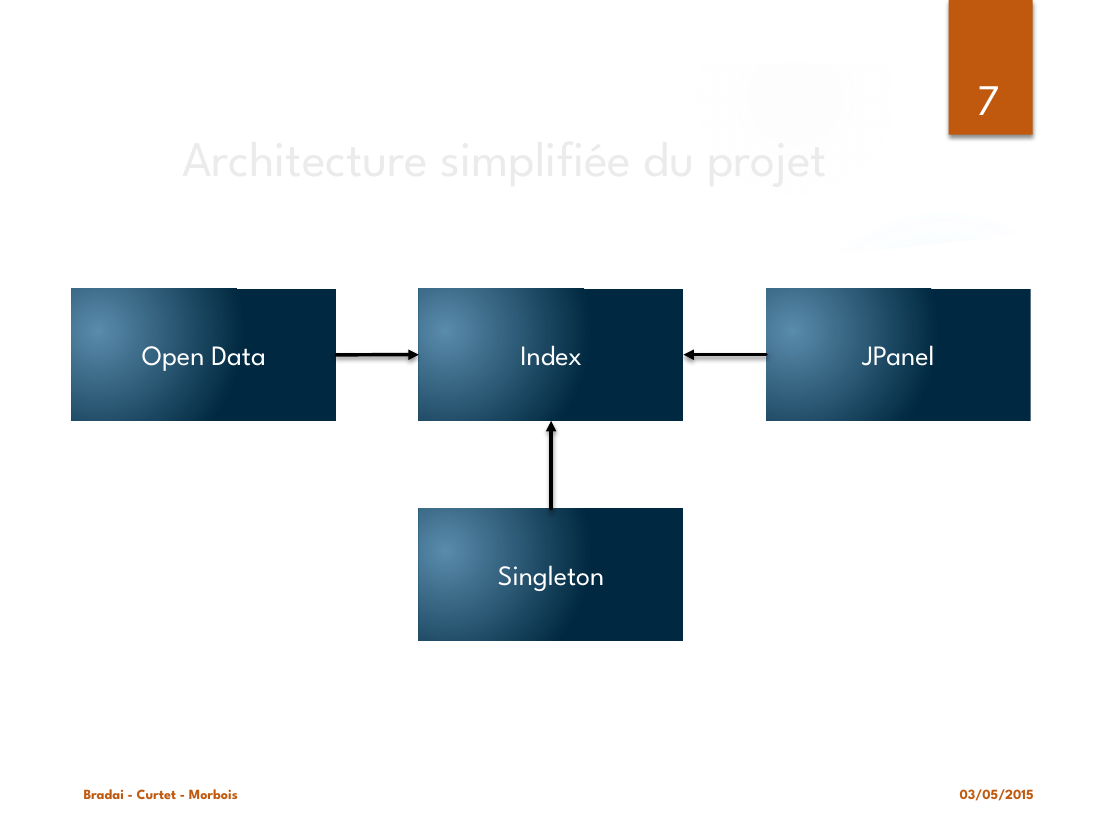
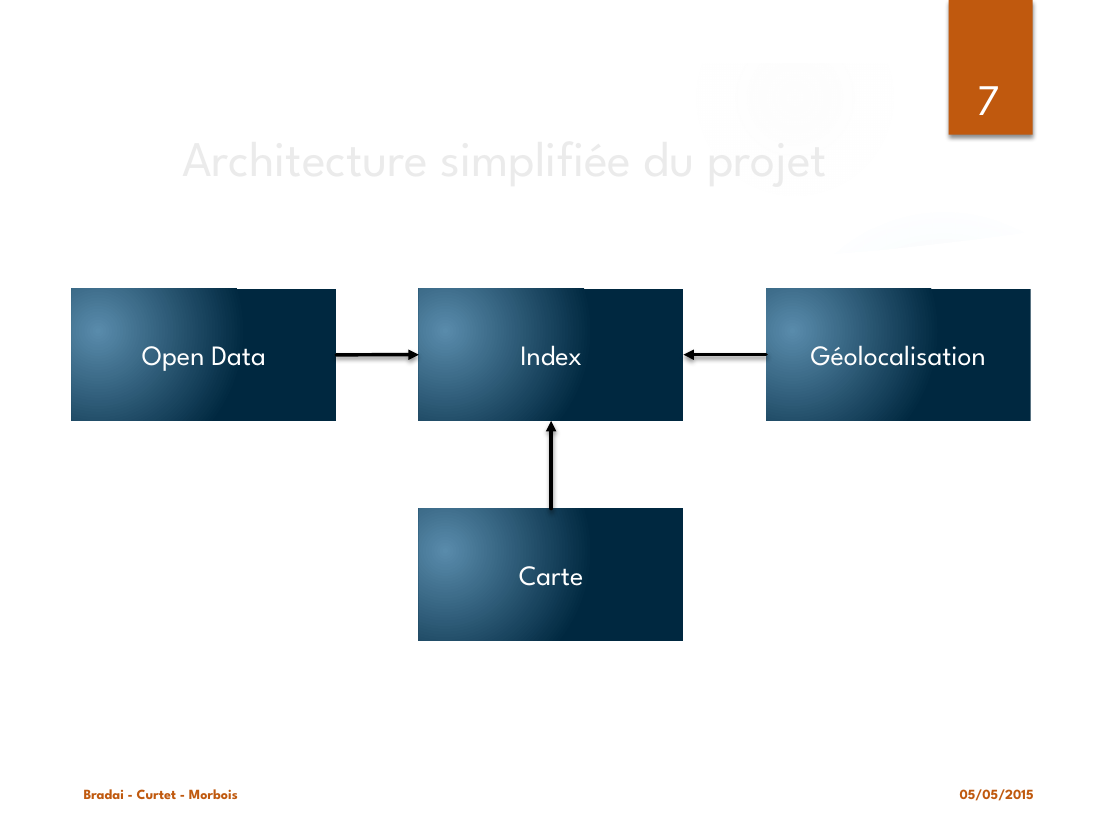
Before and after one commit to haithambradai/archi-velo, a slide deck: slide 7 of Projet ArchiWeb.pptx. Drawn at 1120x840 pixels with LibreOffice and Linux fonts; fonts in the diff are those of the drawing; background and template pictures are left out. Boxes give left, top, right and bottom in pixels: in the first picture for what was removed or moved away, otherwise in the second. Text is boxed around its words. In the diff, an @@ line names an element or a change of style, - is before the commit and + after.

```diff
--- a/Projet ArchiWeb.pptx
+++ b/Projet ArchiWeb.pptx
@@ text in rectangle at box(811, 338, 986, 375): text changed @@
-JPanel
+Géolocalisation
@@ text in rectangle at box(519, 566, 584, 586): text changed @@
-Singleton
+Carte
@@ text at box(960, 789, 1034, 801): text changed @@
-03/05/2015
+05/05/2015
```
Also in this commit, not shown: 12 other slides changed.
